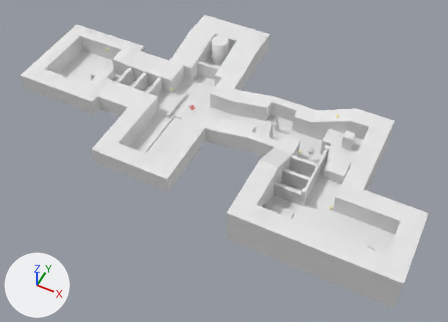
The Blender file etc/blend/levels/Parallel.blend: old version first, new version second.
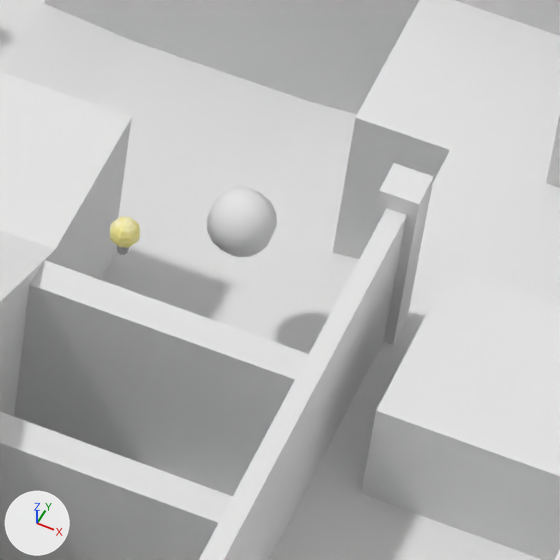
Old and new are each drawn whole from a 50 mm camera at (13.7, -43.8, 48.1) aimed at (-6.9, -2.8, -3.3) and again close up on the part from 64% to 76% of the width and 40% to 57% of the height. Arrows for +X, +Y and +Z are at lower left; the lights stay in place.

The scene before the commit, as lines of its bpy script (objects in view):
```python
me_parallel_b5 = bpy.data.meshes.new('Parallel_b5')
me_parallel_b5.from_pydata(...)  # a box spanning x -0.2..0.2, y -0.2..0.2, z -0.5..1.5
me_parallel_b5.materials.append(mat_parallel_b7_m0)  # its picture is missing
me_parallel_b8 = bpy.data.meshes.new('Parallel_b8')
me_parallel_b8.from_pydata(...)  # a UV sphere (8 segments, 8 rings, poles along z) spanning x -0.353..0.353, y -0.353..0.353, z -0.353..0.353
me_parallel_b8.polygons.foreach_set('use_smooth', [True] * 64)
me_parallel_b8.materials.append(mat_parallel_b8_m0)  # its picture is missing
me_switch_003 = bpy.data.meshes.new('Switch.003')
me_switch_003.from_pydata(...)  # a box spanning x -0.5..0.5, y -0.5..0.5, z -0.25..0.25
me_switch_003.materials.append(None)
ob_parallel_b5 = bpy.data.objects.new('Parallel_b5', me_parallel_b5)
ob_parallel_b5.location = (4.2, -2.5, 2.5)
ob_parallel_b8 = bpy.data.objects.new('Parallel_b8', me_parallel_b8)
ob_parallel_b8.location = (2.37, -1.36, 1.47)
ob_parallel_b8.rotation_euler = (-1.273, -0.305, 0.523)  # degrees (-73, -17, 30)
ob_switch = bpy.data.objects.new('Switch', me_switch_003)
ob_switch.location = (6.5, -4.5, 1.75)
# also in view: 'Parallel_b3' at (2.5, -5.5, 1.1); 'Parallel_b4' at (4.2, -5.5, 2.9); 'Parallel_b2' at (2.5, -3.5, 1.1); 'Parallel_b6' at (-8.5, 0.0, 1.5); 'Light.004' at (2.5, -5.7, 5.5)
```
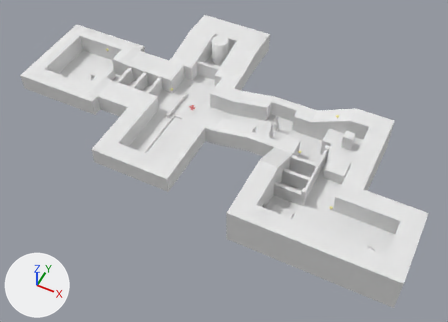
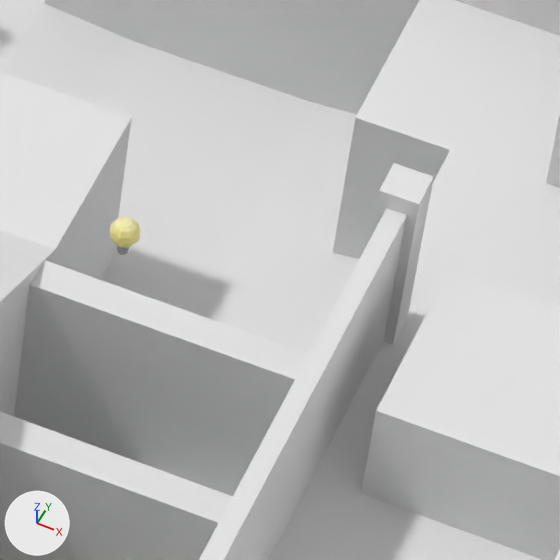
Patch to the scene script:
```diff
--- a/etc/blend/levels/Parallel.blend.py
+++ b/etc/blend/levels/Parallel.blend.py
@@ ob_parallel_b8 @@
 ob_parallel_b8 = bpy.data.objects.new('Parallel_b8', me_parallel_b8)
-ob_parallel_b8.location = (2.37, -1.36, 1.47)
+ob_parallel_b8.location = (0.48, -10.49, 1.47)
 ob_parallel_b8.rotation_euler = (-1.273, -0.305, 0.523)  # degrees (-73, -17, 30)
```

Pixel boxes [x1, y1, x2, y2] of what changed, in the close-ups (560 x 560 px):
'Parallel_b8', moved (not visible afterwards): before [207, 187, 277, 257]
